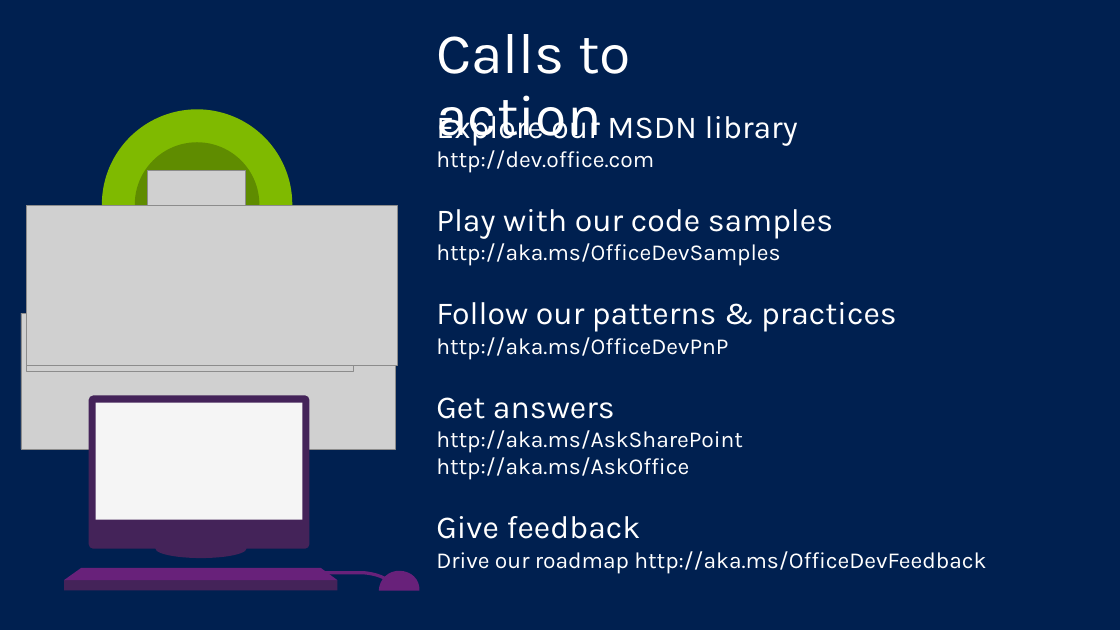
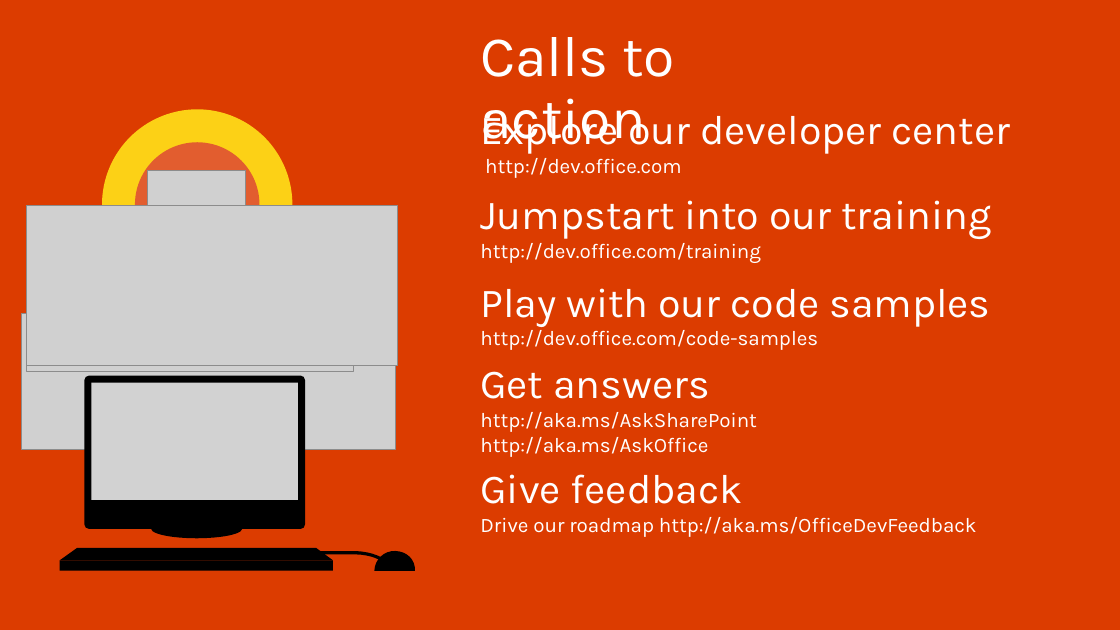
Before and after one commit to OfficeDev/TrainingContent, a slide deck: slide 27 of O3651-4 Moving Full Trust Code to the cloud using repeatable patterns and best practices/O3651-4 - Moving Full Trust Code to the cloud using repeatable patterns and best practices.pptx. Drawn at 1120x630 pixels with LibreOffice and Linux fonts; fonts in the diff are those of the drawing; grey boxes stand for pictures; background and template pictures are left out. Boxes give left, top, right and bottom in pixels: in the first picture for what was removed or moved away, otherwise in the second. Text is boxed around its words. In the diff, an @@ line names an element or a change of style, - is before the commit and + after.

```diff
--- a/O3651-4 Moving Full Trust Code to the cloud using repeatable patterns and best practices/O3651-4 - Moving Full Trust Code to the cloud using repeatable patterns and best practices.pptx
+++ b/O3651-4 Moving Full Trust Code to the cloud using repeatable patterns and best practices/O3651-4 - Moving Full Trust Code to the cloud using repeatable patterns and best practices.pptx
@@ background #002050 to #DC3C00 @@
@@ text "Calls to action": place and size @@
-text "Calls to action" at bbox=[436, 34, 631, 146]
+text "Calls to action" at bbox=[480, 37, 675, 152]
@@ ellipse at bbox=[102, 109, 292, 300]: fill #7FBA00 to #FCD116 @@
@@ text "Explore our developer center": place and size @@
-text "Explore our developer center" at bbox=[436, 109, 986, 574]
+text "Explore our developer center" at bbox=[480, 107, 1010, 178]
@@ text at bbox=[480, 107, 1010, 154]: text changed; size 27.4 to 35.3 pt @@
-Explore our MSDN library
+Explore our developer center
@@ ellipse at bbox=[135, 142, 260, 266]: fill #5F8B00 to #E25D2F @@
@@ text at bbox=[485, 158, 682, 178]: size 19.6 to 17.6 pt in "http://dev.office.com"; list level 1 to 2 in "http://dev.office.com" @@
@@ text at bbox=[436, 209, 986, 574]: paragraphs removed @@
-Play with our code samples
-http://aka.ms/OfficeDevSamples
-Follow our patterns & practices
-http://aka.ms/OfficeDevPnP
-Get answers
-http://aka.ms/AskSharePoint
-http://aka.ms/AskOffice
-Give feedback
-Drive our roadmap http://aka.ms/OfficeDevFeedback
@@ text added at bbox=[480, 200, 991, 263], 17.6 pt, text #FFFFFF @@
+Jumpstart into our training
+http://dev.office.com/training
@@ text added at bbox=[480, 288, 990, 350], 17.6 pt, text #FFFFFF @@
+Play with our code samples
+http://dev.office.com/code-samples
@@ 2 rectangles, 2 freeform shapes, 1 ellipse: place and size @@
-2 rectangles, 2 freeform shapes, 1 ellipse at bbox=[64, 396, 337, 591]
+2 rectangles, 2 freeform shapes, 1 ellipse at bbox=[60, 376, 333, 571]
@@ fill #442359 to #000000 in 3 elements at bbox=[151, 519, 243, 539], bbox=[60, 560, 333, 571], bbox=[84, 376, 305, 528] @@
@@ rectangle at bbox=[92, 383, 298, 500]: fill #F5F5F5 to #D2D2D2 @@
@@ text added at bbox=[480, 371, 757, 457], 17.6 pt, text #FFFFFF @@
+  Get answers
+  http://aka.ms/AskSharePoint
+  http://aka.ms/AskOffice
@@ text added at bbox=[480, 474, 977, 537], 17.6 pt, text #FFFFFF @@
+Give feedback
+Drive our roadmap http://aka.ms/OfficeDevFeedback
@@ freeform shape at bbox=[60, 548, 333, 560]: fill #68217A to #000000 @@
@@ freeform shape: place and size @@
-freeform shape at bbox=[379, 571, 420, 591]
+freeform shape at bbox=[298, 551, 386, 562]
@@ freeform shape at bbox=[298, 551, 386, 562]: fill #68217A to #000000 @@
@@ freeform shape added at bbox=[375, 550, 416, 571], fill #000000 @@
@@ freeform shape removed at bbox=[303, 571, 391, 582] @@
```
Also in this commit, not shown: 2 other slides changed, 2 slides added, 1 slide removed, 3 other files.
